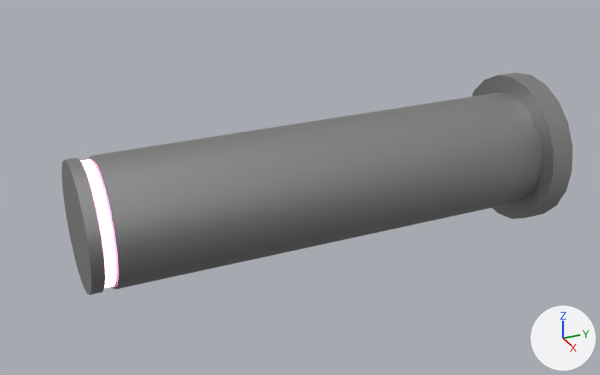
The FBX model Assets/SiberianJam/Assets/Meshes/Environment/Walls/SM_Obstacle_1v.fbx, before and after one commit.
The view is the same before and after, from a camera (50 mm lens) standing at (1.116, -1.095, 1.005) and looking at (-0.005, -0.591, 0.445). Lighting does not change. The marker at lower right points along +X, +Y and +Z. The older version comes first. Where no turn or scale is listed for an object, it has been applied to the vertices.

In view in the first picture: 'SM_Obstacle_1v'.
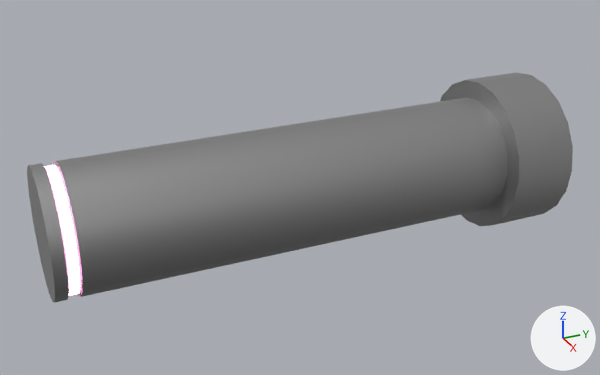
Boxes [x1, y1, x2, y2] around the edits, measured in the pictures (600 x 375 px):
'SM_Obstacle_1v', reshaped (7% wider)
    before: [62, 72, 573, 295]
    after: [27, 72, 573, 303]

Edits to the bpy script that builds the scene:
```text
Change me_mesh:
    used by ob_sm_obstacle_1v; location = (0.0, 0.0, 0.0)
    remove me_mesh.from_pydata(...)  # 181 vertices, 340 faces; spans x -0.13..0.13, y -0.95..-0.15, z 0.32..0.58
    add me_mesh.from_pydata(...)  # 181 vertices, 340 faces; spans x -0.13..0.13, y -1.0..-0.15, z 0.32..0.58
    me_mesh part 1: all 141 vertices in x -0.13..0.13, y -0.95..-0.19, z 0.32..0.58 are scaled about their middle by (1, 0.973, 1), then moved by (0.0, -0.06, 0.0)
```
